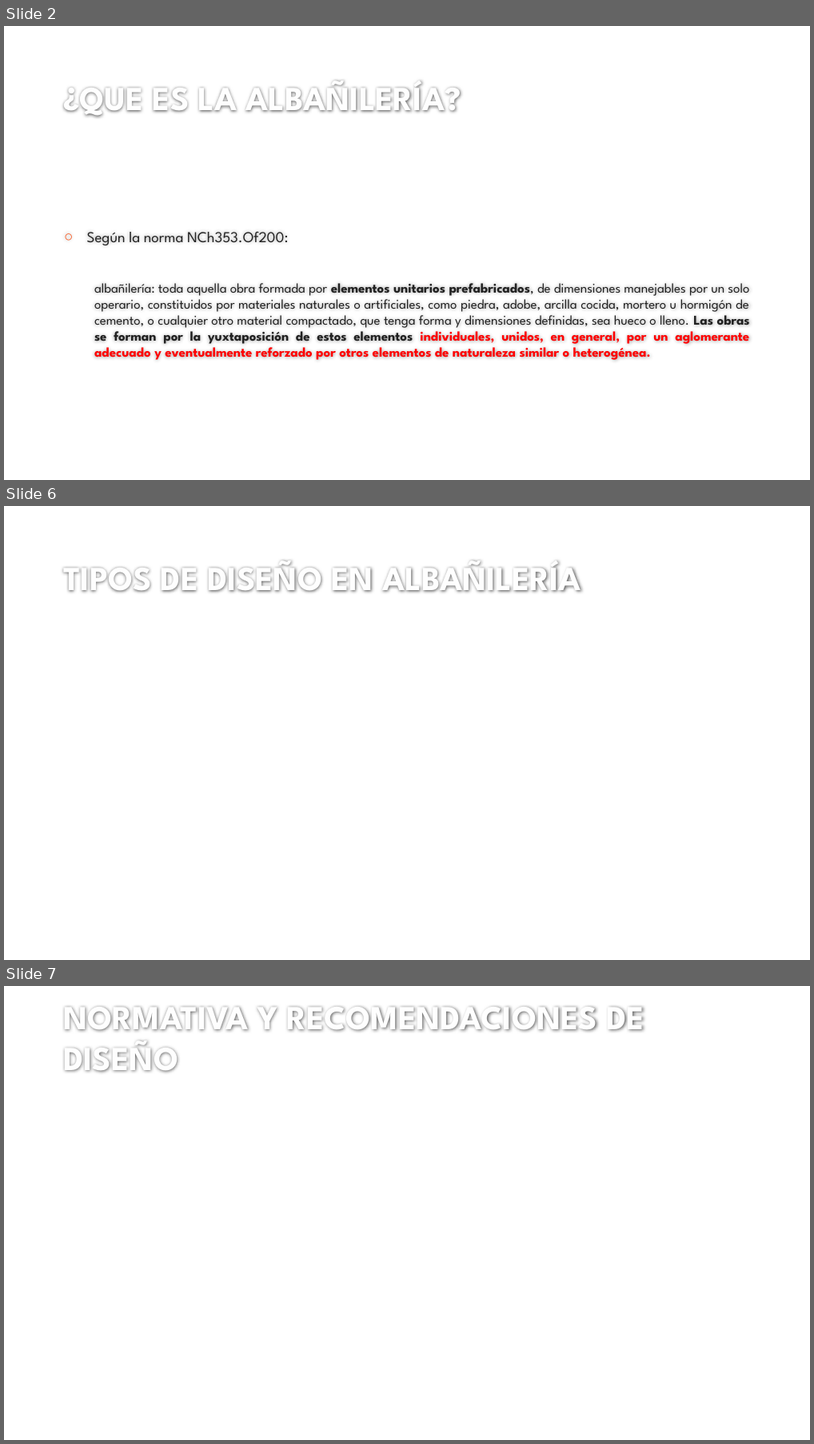
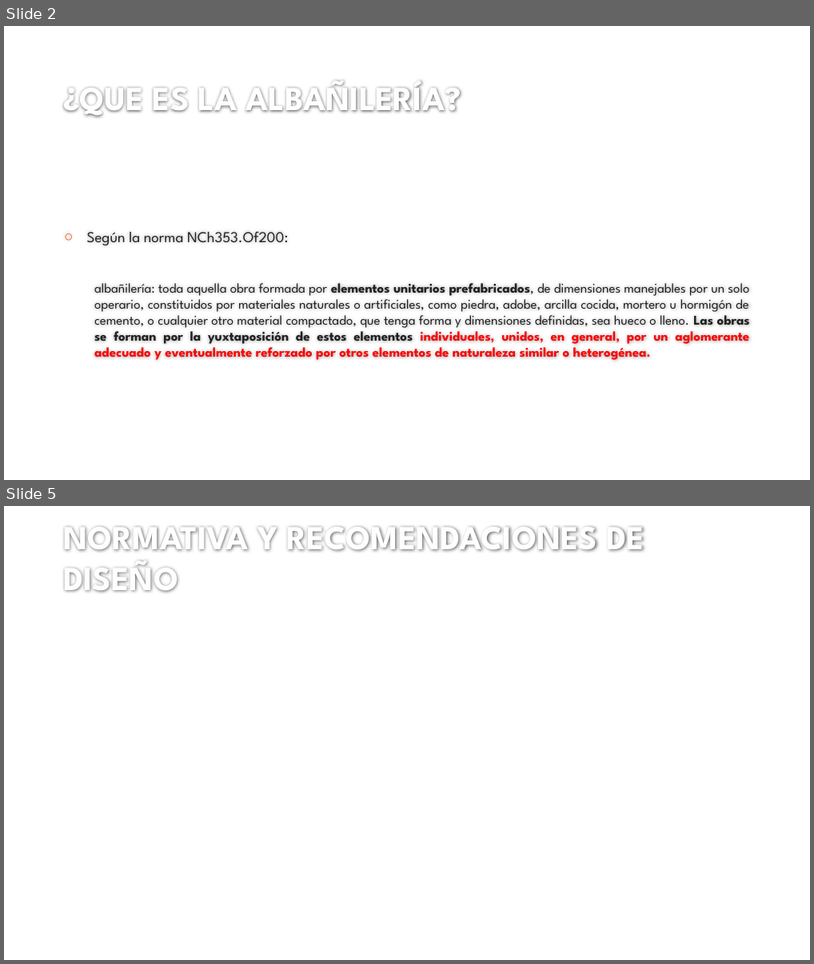
Before and after one commit to ppizarror/proyecto-CI6501, a slide deck: SISTEMAS CONSTRUCTIVOS EN ALBAÑILERIÁ.pptx. Shown one above the other, each under a label of ours: slides 2, 6 and 7 before the commit, slides 2 and 5 after it; the slides between them are not shown. The pictures are 814x1444 and 814x964 pixels, drawn with LibreOffice and Linux fonts; fonts in the diff are those of the drawing; background and template pictures are left out. Boxes give left, top, right and bottom in pixels: in the first picture for what was removed or moved away, otherwise in the second. Text is boxed around its words. In the diff, an @@ line names an element or a change of style, - is before the commit and + after.

```diff
--- a/SISTEMAS CONSTRUCTIVOS EN ALBAÑILERIÁ.pptx
+++ b/SISTEMAS CONSTRUCTIVOS EN ALBAÑILERIÁ.pptx
@@ slide 6 removed at (x1=4, y1=506, x2=810, y2=960), background #FFFFFF @@
@@ title removed at (x1=64, y1=560, x2=582, y2=592) @@
-TIPOS DE DISEÑO EN ALBAÑILERÍA
@@ what was slide 7 is now slide 5 @@
```
Also in this commit, not shown: 1 slide changed, 1 slide added, 2 other slides removed.
